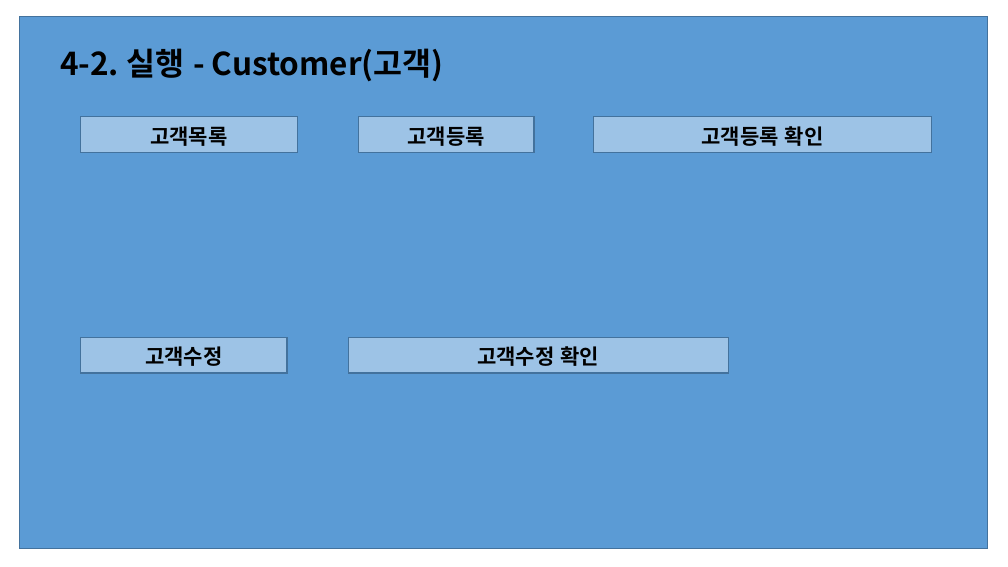
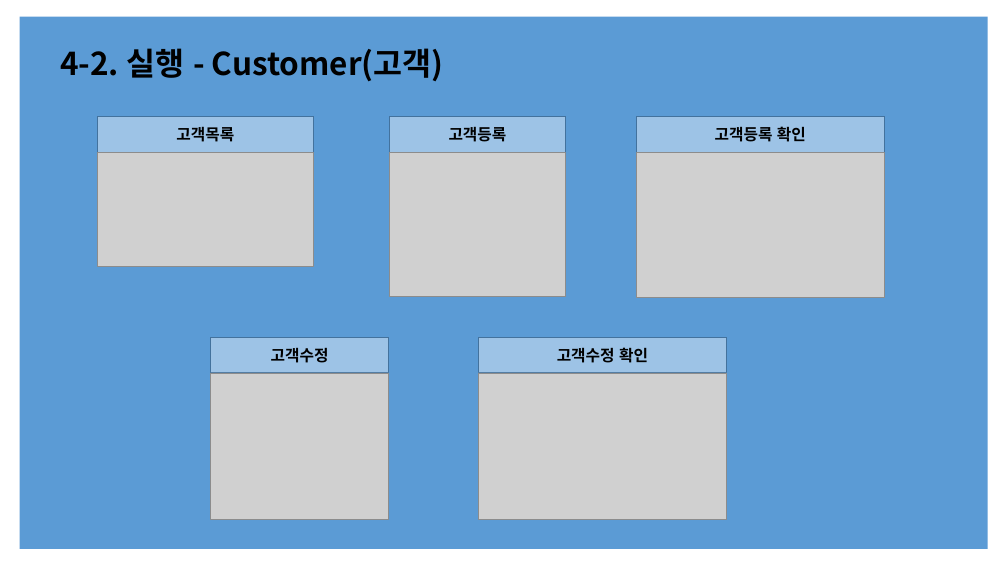
Before and after one commit to GGGGGGGGGGGGGGGil/Performance-Evaluation, a slide deck: slide 9 of 10.모던 웹 애플리케이션 개발2/모던 웹 애플리케이션 개발2_길은섭.pptx (slide 8 before the commit). Drawn at 1008x567 pixels with LibreOffice and Linux fonts; fonts in the diff are those of the drawing; grey boxes stand for pictures. Boxes give left, top, right and bottom in pixels: in the first picture for what was removed or moved away, otherwise in the second. Text is boxed around its words. In the diff, an @@ line names an element or a change of style, - is before the commit and + after.

```diff
--- a/10.모던 웹 애플리케이션 개발2/모던 웹 애플리케이션 개발2_길은섭.pptx
+++ b/10.모던 웹 애플리케이션 개발2/모던 웹 애플리케이션 개발2_길은섭.pptx
@@ rectangle at box(20, 17, 988, 549): outline #43739E 1 pt to none @@
@@ rectangle removed at box(81, 117, 298, 153) @@
@@ rectangle "고객목록": place and size @@
-rectangle "고객목록" at box(150, 126, 227, 146)
+rectangle "고객목록" at box(97, 117, 314, 153)
@@ rectangle removed at box(358, 117, 534, 153) @@
@@ rectangle "고객등록": place and size @@
-rectangle "고객등록" at box(408, 126, 485, 146)
+rectangle "고객등록" at box(390, 117, 566, 153)
@@ rectangle removed at box(594, 117, 932, 153) @@
@@ rectangle "고객등록 확인": place and size @@
-rectangle "고객등록 확인" at box(702, 126, 824, 146)
+rectangle "고객등록 확인" at box(636, 117, 885, 153)
@@ picture added at box(97, 153, 314, 266) @@
@@ picture added at box(390, 153, 566, 297) @@
@@ picture added at box(636, 153, 885, 298) @@
@@ rectangle removed at box(81, 337, 287, 373) @@
@@ size 20 to 15 pt; line spacing 0.9 to 1; vertical alignment bottom to middle; fill none to #9DC3E6; outline none to #43739E 1 pt in 5 elements at box(97, 117, 314, 153), box(390, 117, 566, 153), box(636, 117, 885, 153), box(478, 337, 727, 373), box(211, 337, 389, 373) @@
@@ rectangle "고객수정": place and size @@
-rectangle "고객수정" at box(145, 346, 222, 366)
+rectangle "고객수정" at box(211, 337, 389, 373)
@@ rectangle removed at box(348, 337, 728, 373) @@
@@ rectangle "고객수정 확인": place and size @@
-rectangle "고객수정 확인" at box(477, 346, 600, 366)
+rectangle "고객수정 확인" at box(478, 337, 727, 373)
@@ picture added at box(211, 373, 389, 519) @@
@@ picture added at box(478, 373, 727, 519) @@
```
Also in this commit, not shown: 7 other slides changed, 2 slides added, 1 other file.
